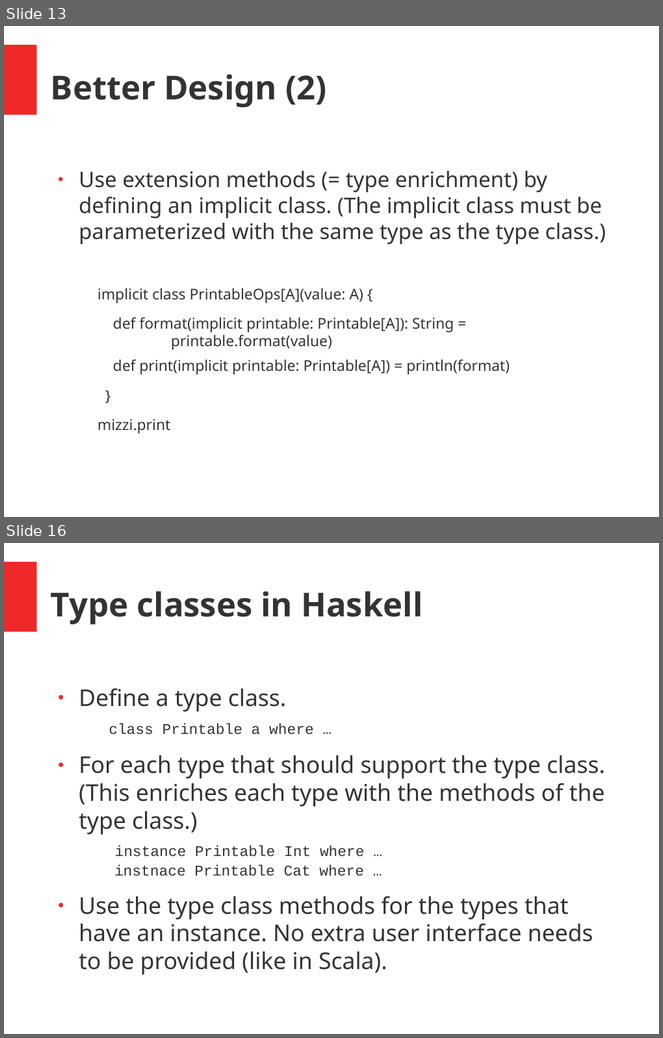
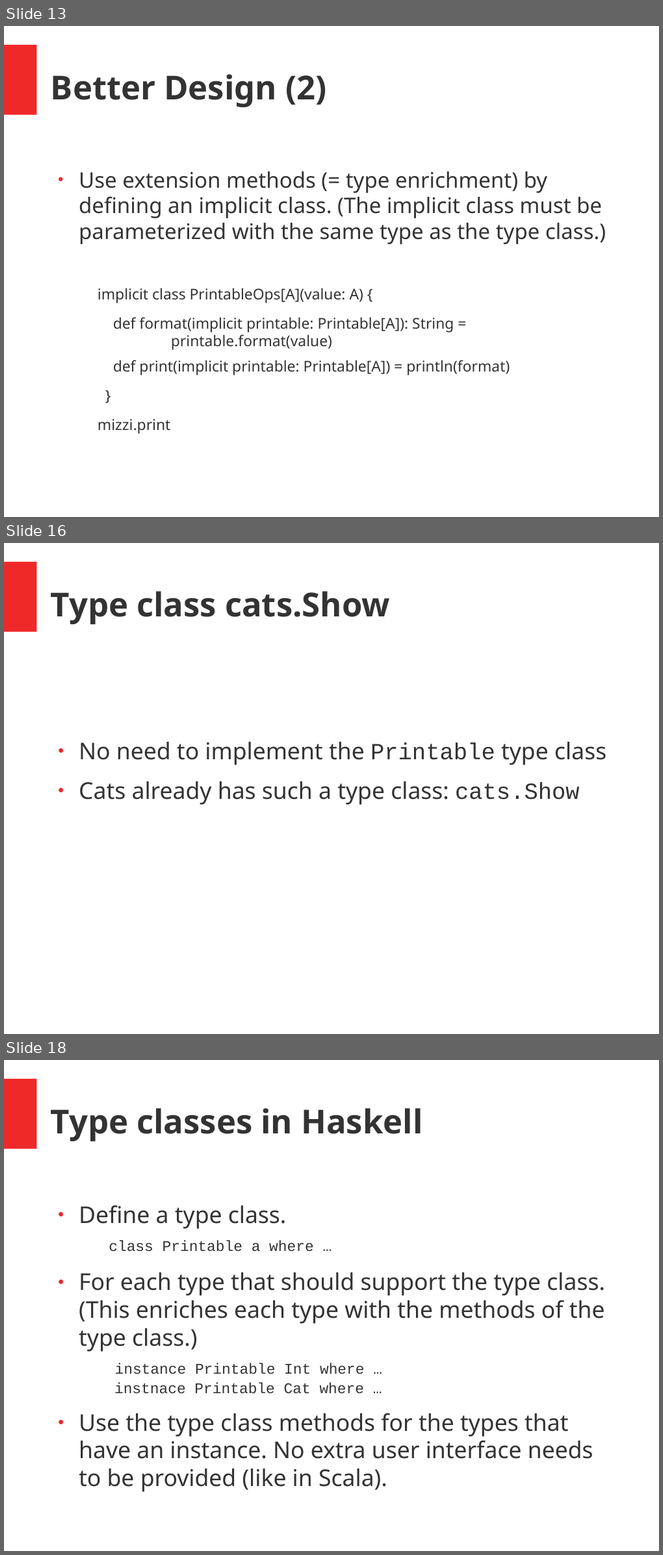
Before and after one commit to hermannhueck/typeclasses, a slide deck: Slides/TypeClasses.pptx. Shown one above the other, each under a label of ours: slides 13 and 16 before the commit, slides 13, 16 and 18 after it; the slides between them are not shown. The pictures are 663x1038 and 663x1555 pixels, drawn with LibreOffice and Linux fonts; fonts in the diff are those of the drawing. Boxes give left, top, right and bottom in pixels: in the first picture for what was removed or moved away, otherwise in the second. Text is boxed around its words. In the diff, an @@ line names an element or a change of style, - is before the commit and + after.

```diff
--- a/Slides/TypeClasses.pptx
+++ b/Slides/TypeClasses.pptx
@@ slide 16 added at [4, 543, 659, 1034], background #FFFFFF; not listed: 1 template element that a slide beside it also shows @@
@@ text added at [51, 591, 390, 624], 40 pt, text #333333, bold @@
+Type class cats.Show
@@ text added at [79, 742, 607, 805], 28 pt, text #333333 @@
+● No need to implement the Printable type class
+● Cats already has such a type class: cats.Show
@@ what was slide 16 is now slide 18 @@
```
Also in this commit, not shown: 8 slides changed, 3 other slides added, 1 other file.
